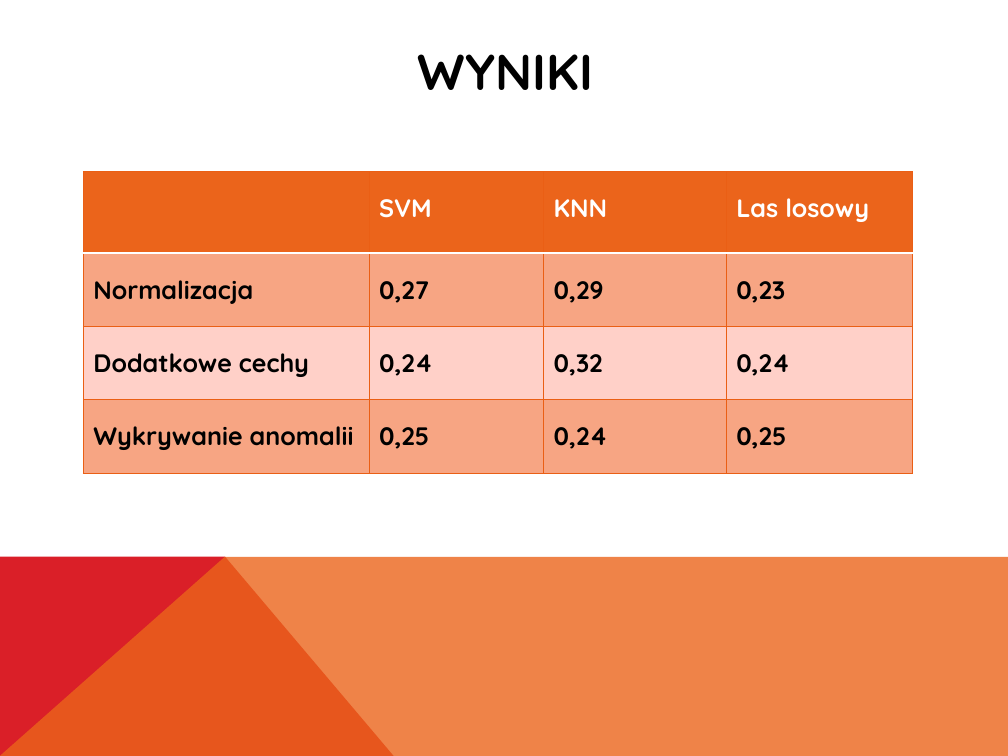
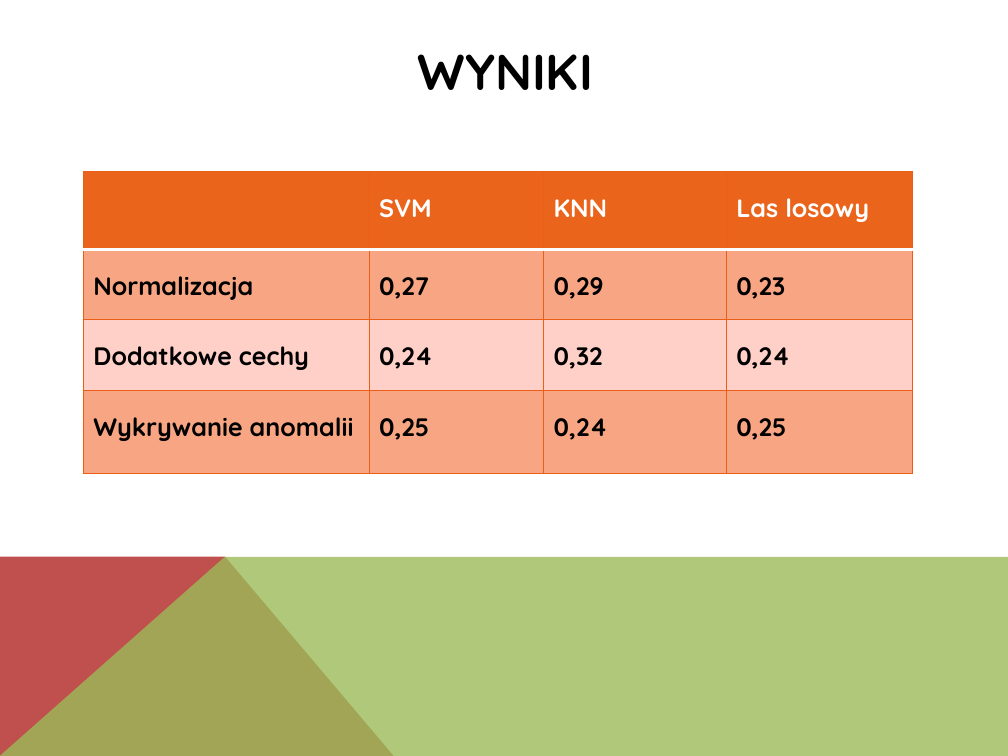
Before and after one commit to Waszker/PhysionetChallenge, a slide deck: slide 10 of Report and presentation/Prezentacja.pptx (slide 6 before the commit). Drawn at 1008x756 pixels with LibreOffice and Linux fonts; fonts in the diff are those of the drawing. Boxes give left, top, right and bottom in pixels: in the first picture for what was removed or moved away, otherwise in the second. Text is boxed around its words. In the diff, an @@ line names an element or a change of style, - is before the commit and + after.

```diff
--- a/Report and presentation/Prezentacja.pptx
+++ b/Report and presentation/Prezentacja.pptx
@@ table at <box>84,171,912,473</box> @@
@@ fill #EB641B at 40% opacity to #F7A583 in 8 cells @@
@@ fill none to #FFD0C8 in row 3 @@
@@ borders changed @@
@@ freeform shape at <box>0,556,394,756</box>: fill #DA1F28 to #C0504D @@
@@ freeform shape at <box>0,556,1008,756</box>: fill #EB641B at 80% opacity to #9BBB59 at 80% opacity @@
```
Also in this commit, not shown: 5 other slides changed, 4 slides added.
